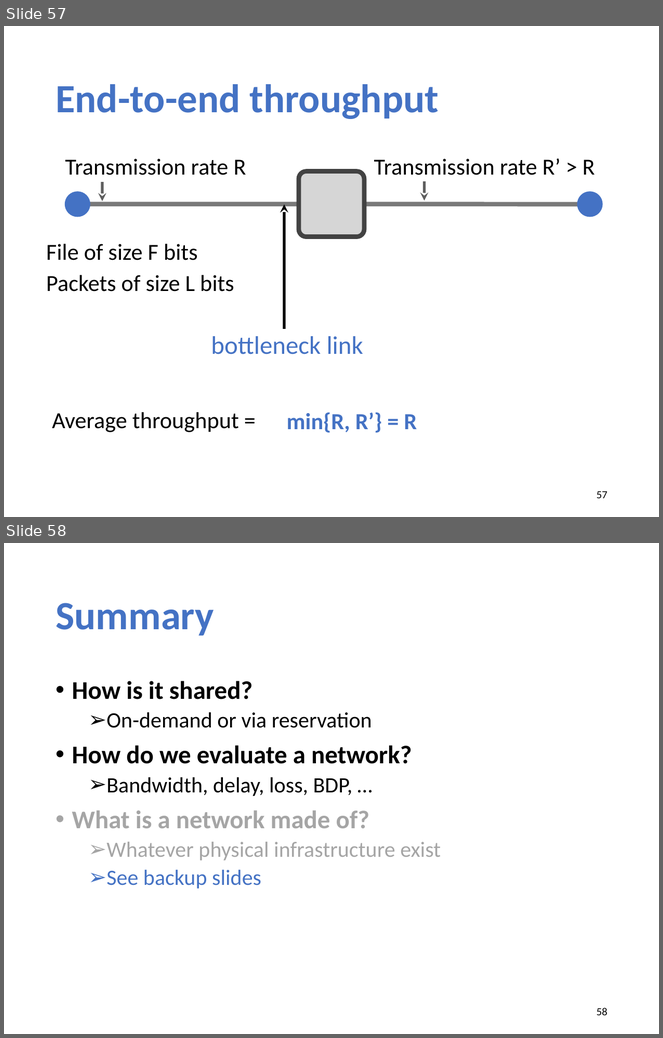
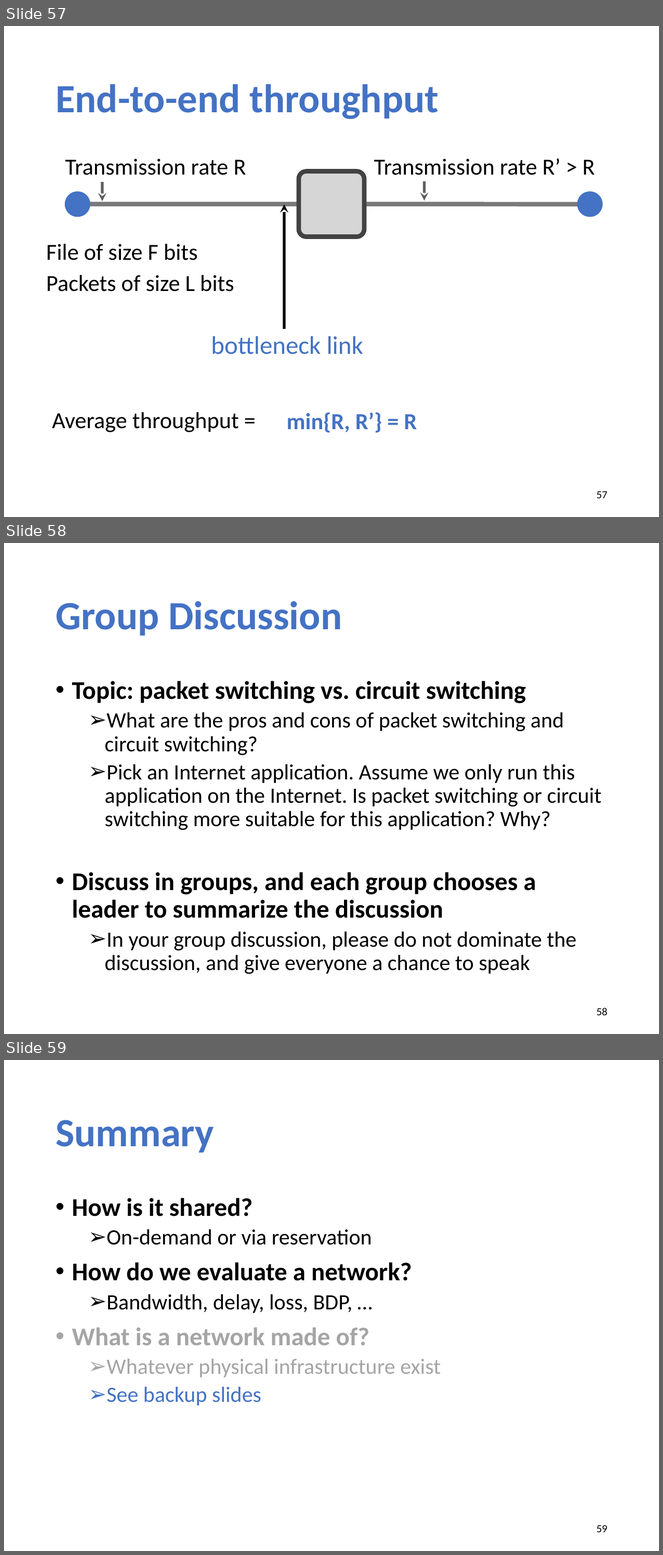
Before and after one commit to xinjin/course-net, a slide deck: slides/lec02_basic.pptx. Shown one above the other, each under a label of ours: slides 57 and 58 before the commit, slides 57, 58 and 59 after it. The pictures are 663x1038 and 663x1555 pixels, drawn with LibreOffice and Linux fonts; fonts in the diff are those of the drawing. Boxes give left, top, right and bottom in pixels: in the first picture for what was removed or moved away, otherwise in the second. Text is boxed around its words. In the diff, an @@ line names an element or a change of style, - is before the commit and + after.

```diff
--- a/slides/lec02_basic.pptx
+++ b/slides/lec02_basic.pptx
@@ slide 58 added at box(4, 543, 659, 1034), background #FFFFFF @@
@@ title added at box(55, 601, 342, 636), 44 pt, text #4472C4, bold @@
+Group Discussion
@@ text added at box(72, 681, 602, 975), 24 pt, text #000000 @@
+• Topic: packet switching vs. circuit switching
+  ➢ What are the pros and cons of packet switching and circuit switching?
+  ➢ Pick an Internet application. Assume we only run this application on the Internet. Is packet switching or circuit switching more suitable for this application? Why?
+• Discuss in groups, and each group chooses a leader to summarize the discussion
+  ➢ In your group discussion, please do not dominate the discussion, and give everyone a chance to speak
@@ page number added at box(597, 1008, 608, 1016), 12 pt, text #000000 @@
+58
@@ what was slide 58 is now slide 59 @@
@@ page number at box(597, 1525, 608, 1533): text changed @@
-58
+59
```
Also in this commit, not shown: 3 slides changed, 1 other file.
